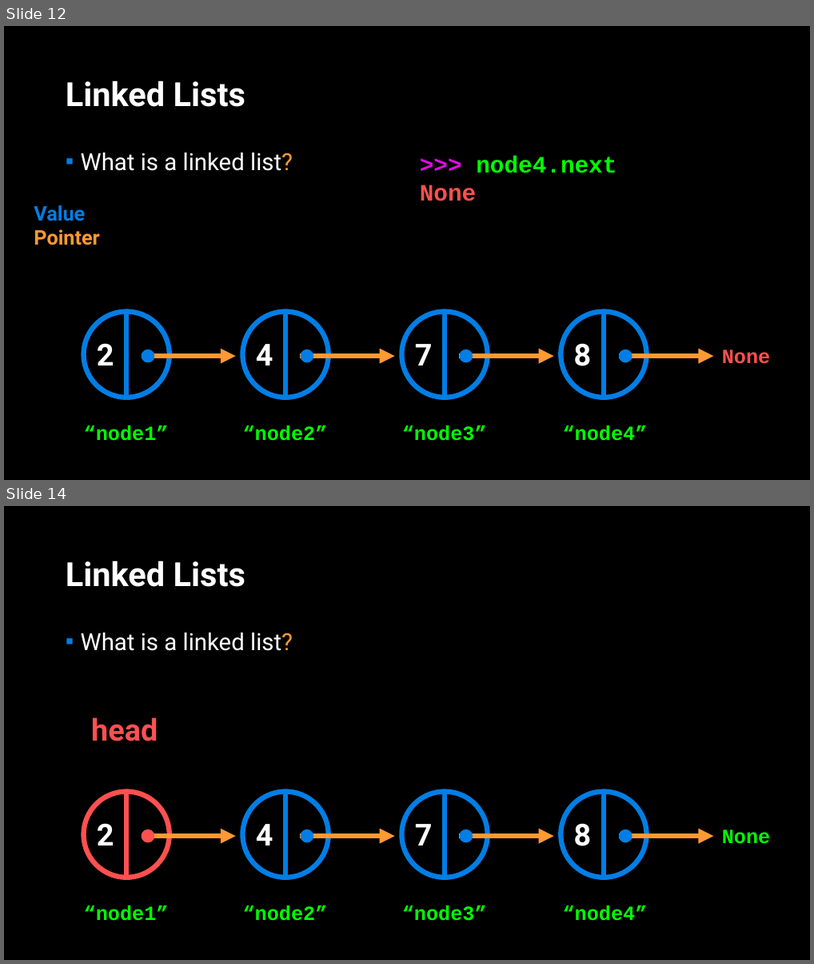
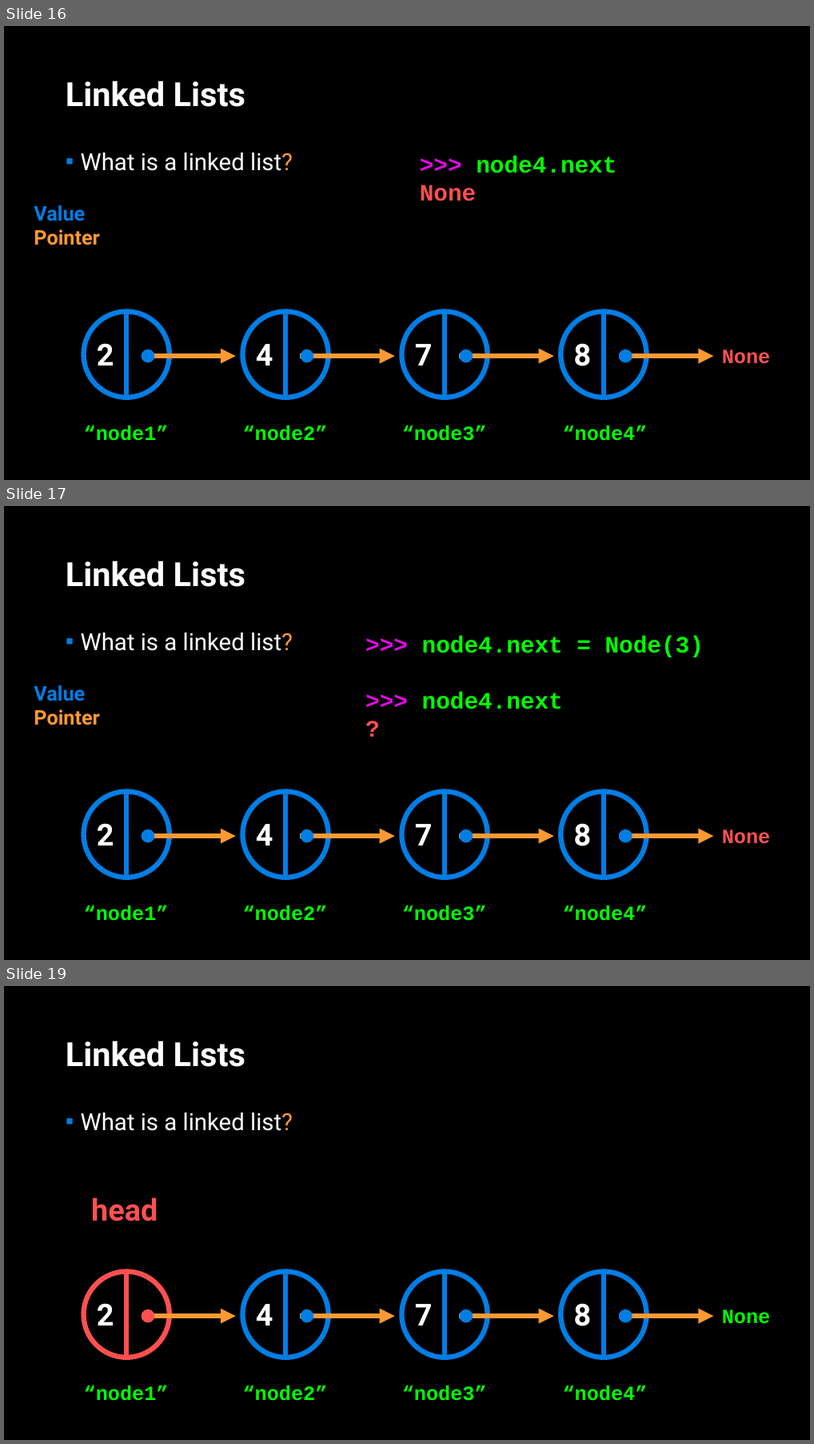
Before and after one commit to APS106/APS106-winter-2022-material, a slide deck: lectures/week12/lecture1/slides/week12_lecture1.pptx. Shown one above the other, each under a label of ours: slides 12 and 14 before the commit, slides 16, 17 and 19 after it; the slides between them are not shown. The pictures are 814x964 and 814x1444 pixels, drawn with LibreOffice and Linux fonts; fonts in the diff are those of the drawing; background and template pictures are left out. Boxes give left, top, right and bottom in pixels: in the first picture for what was removed or moved away, otherwise in the second. Text is boxed around its words. In the diff, an @@ line names an element or a change of style, - is before the commit and + after.

```diff
--- a/lectures/week12/lecture1/slides/week12_lecture1.pptx
+++ b/lectures/week12/lecture1/slides/week12_lecture1.pptx
@@ slide 17 added at <box>4,506,810,960</box>, background picture (left out) @@
@@ title added at <box>66,560,246,587</box>, 39.6 pt, text #FFFFFF, bold @@
+Linked Lists
@@ text added at <box>81,632,293,651</box>, 28 pt, text #FFFFFF @@
+▪ What is a linked list?
@@ text added at <box>422,636,704,709</box>, 28 pt, text #00FF00, bold @@
+>>> node4.next = Node(3)
+>>> node4.next
+?
@@ text added at <box>34,685,99,725</box>, 24 pt, text #FF9933, bold @@
+Value
+Pointer
@@ ellipse added at <box>84,792,170,877</box>, outline #017EE5 6 pt @@
@@ line added from (127, 792) to (127, 877), #017EE5 6 pt @@
@@ ellipse added at <box>243,792,329,877</box>, outline #017EE5 6 pt @@
@@ line added from (286, 792) to (286, 877), #017EE5 6 pt @@
@@ ellipse added at <box>402,792,488,877</box>, outline #017EE5 6 pt @@
@@ line added from (445, 792) to (445, 877), #017EE5 6 pt @@
@@ ellipse added at <box>561,792,647,877</box>, outline #017EE5 6 pt @@
@@ line added from (604, 792) to (604, 877), #017EE5 6 pt @@
@@ text added at <box>97,823,114,845</box>, 36 pt, text #FFFFFF, bold @@
+2
@@ arrow added from (142, 836) to (236, 836), #FF9933 6 pt @@
@@ ellipse added at <box>142,829,154,842</box>, fill #017EE5 @@
@@ text added at <box>256,824,274,845</box>, 36 pt, text #FFFFFF, bold @@
+4
@@ arrow added from (301, 836) to (394, 836), #FF9933 6 pt @@
@@ ellipse added at <box>301,829,314,842</box>, fill #017EE5 @@
@@ text added at <box>415,824,433,845</box>, 36 pt, text #FFFFFF, bold @@
+7
@@ arrow added from (459, 836) to (554, 836), #FF9933 6 pt @@
@@ ellipse added at <box>459,829,473,842</box>, fill #017EE5 @@
@@ text added at <box>574,823,592,846</box>, 36 pt, text #FFFFFF, bold @@
+8
@@ ellipse added at <box>619,829,633,842</box>, fill #017EE5 @@
@@ arrow added from (620, 836) to (714, 836), #FF9933 6 pt @@
@@ text added at <box>722,829,771,844</box>, 24 pt, text #FF5050, bold @@
+None
@@ text added at <box>84,904,169,920</box>, 24 pt, text #00FF00, bold @@
+“node1”
@@ text added at <box>243,904,328,920</box>, 24 pt, text #00FF00, bold @@
+“node2”
@@ text added at <box>402,904,487,920</box>, 24 pt, text #00FF00, bold @@
+“node3”
@@ text added at <box>563,904,648,920</box>, 24 pt, text #00FF00, bold @@
+“node4”
@@ what was slide 12 is now slide 16 @@
@@ what was slide 14 is now slide 19 @@
```
Also in this commit, not shown: 9 slides changed, 17 other slides added, 3 other files.
